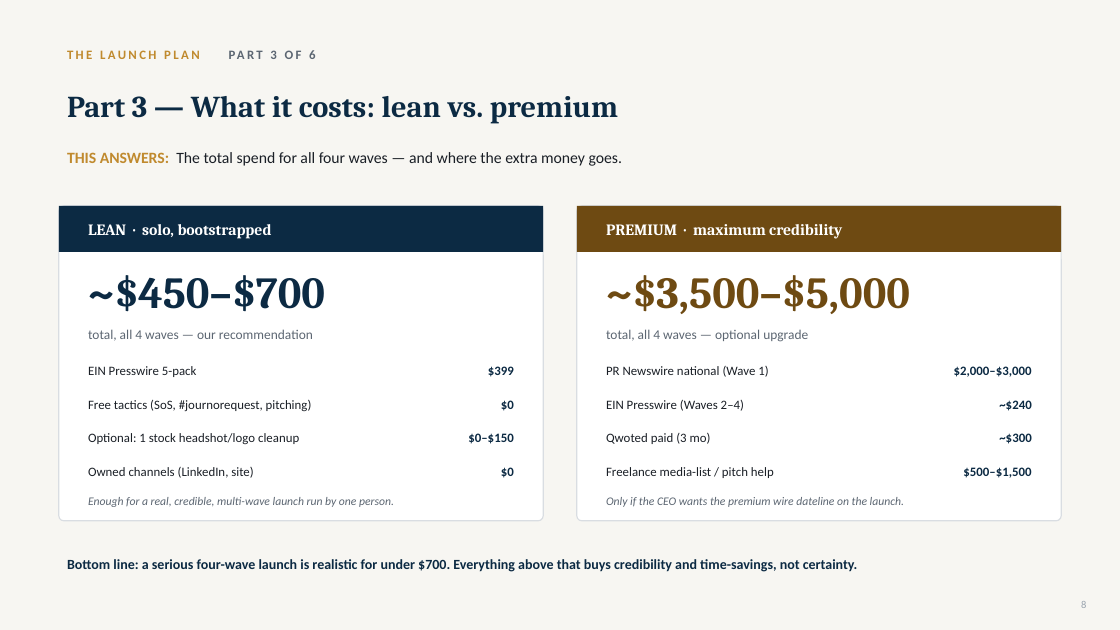
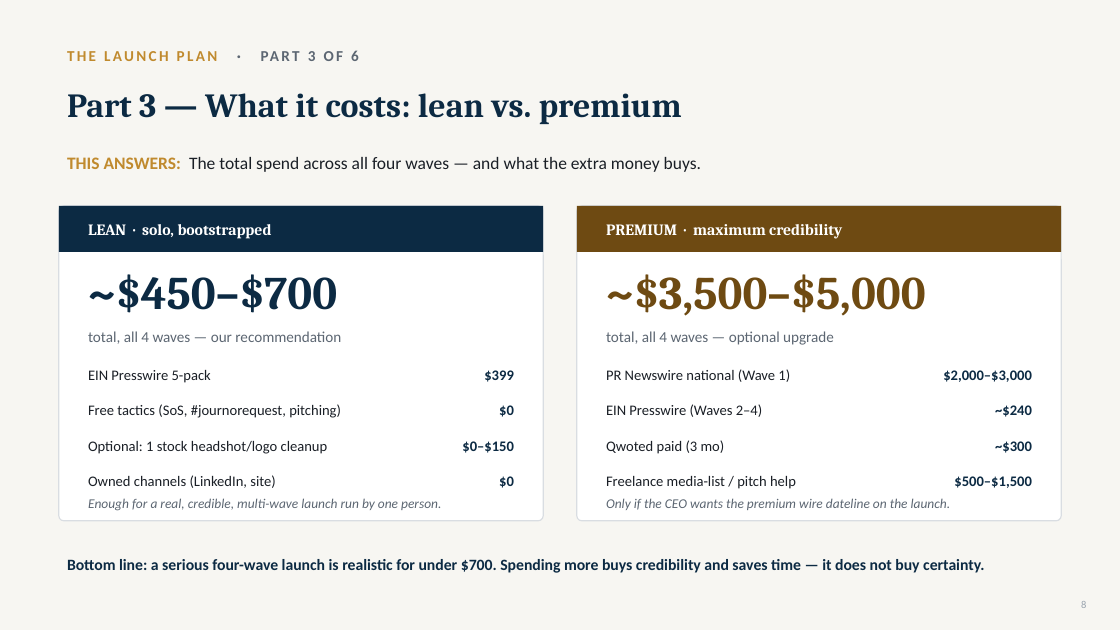
Before and after one commit to gitteromri-ux/eteacher-longevity-pr-campaign, a slide deck: slide 8 of eTeacher_Longevity_PR_Campaign.pptx. Drawn at 1120x630 pixels with LibreOffice and Linux fonts; fonts in the diff are those of the drawing. Boxes give left, top, right and bottom in pixels: in the first picture for what was removed or moved away, otherwise in the second. Text is boxed around its words. In the diff, an @@ line names an element or a change of style, - is before the commit and + after.

Commit message:
Plan slides: plain-English headlines, larger fonts, QA fixes (possible tier, consistent breadcrumbs, step cues)

```diff
--- a/eTeacher_Longevity_PR_Campaign.pptx
+++ b/eTeacher_Longevity_PR_Campaign.pptx
@@ text at (x1=67, y1=50, x2=359, y2=61): text changed; size 11 to 13 pt @@
-THE LAUNCH PLAN PART 3 OF 6
+THE LAUNCH PLAN · PART 3 OF 6
@@ text "Part 3 — What it ..." at (x1=67, y1=93, x2=682, y2=124): size 26 to 29 pt @@
@@ text at (x1=67, y1=157, x2=701, y2=172): text changed; size 13.5 to 15 pt @@
-THIS ANSWERS: The total spend for all four waves — and where the extra money goes.
+THIS ANSWERS: The total spend across all four waves — and what the extra money buys.
@@ text "~$450–$700" at (x1=88, y1=274, x2=337, y2=313): size 38 to 40 pt @@
@@ text "~$3,500–$5,000" at (x1=606, y1=274, x2=926, y2=316): size 38 to 40 pt @@
@@ text "total, all 4 waves — ..." at (x1=88, y1=331, x2=341, y2=344): size 11.5 to 13 pt @@
@@ text "total, all 4 waves — ..." at (x1=606, y1=331, x2=834, y2=345): size 11.5 to 13 pt @@
@@ size 11 to 12.5 pt in 16 elements at (x1=88, y1=370, x2=211, y2=383), (x1=606, y1=369, x2=790, y2=382), (x1=484, y1=370, x2=514, y2=382), (x1=943, y1=370, x2=1032, y2=382), (x1=88, y1=404, x2=341, y2=418), (x1=606, y1=404, x2=762, y2=417), (x1=499, y1=405, x2=514, y2=417), (x1=995, y1=405, x2=1032, y2=417), (x1=88, y1=441, x2=328, y2=454), (x1=606, y1=440, x2=725, y2=454), (x1=462, y1=441, x2=514, y2=453), (x1=995, y1=441, x2=1032, y2=453), (x1=88, y1=475, x2=275, y2=488), (x1=606, y1=476, x2=796, y2=489), (x1=499, y1=476, x2=514, y2=488), (x1=954, y1=476, x2=1031, y2=488) @@
@@ 4 texts moved together from (x1=88, y1=467, x2=1031, y2=478) to (x1=88, y1=475, x2=1031, y2=489) @@
@@ text "Enough for a real, credible, ..." at (x1=88, y1=498, x2=441, y2=511): size 10 to 11.5 pt @@
@@ text "Only if the CEO wants ..." at (x1=606, y1=498, x2=951, y2=510): size 10 to 11.5 pt @@
@@ text at (x1=67, y1=559, x2=984, y2=573): text changed; size 12 to 13.5 pt @@
-Bottom line: a serious four-wave launch is realistic for under $700. Everything above that buys credibility and time-savings, not certainty.
+Bottom line: a serious four-wave launch is realistic for under $700. Spending more buys credibility and saves time — it does not buy certainty.
```
Also in this commit, not shown: 7 other slides changed.
